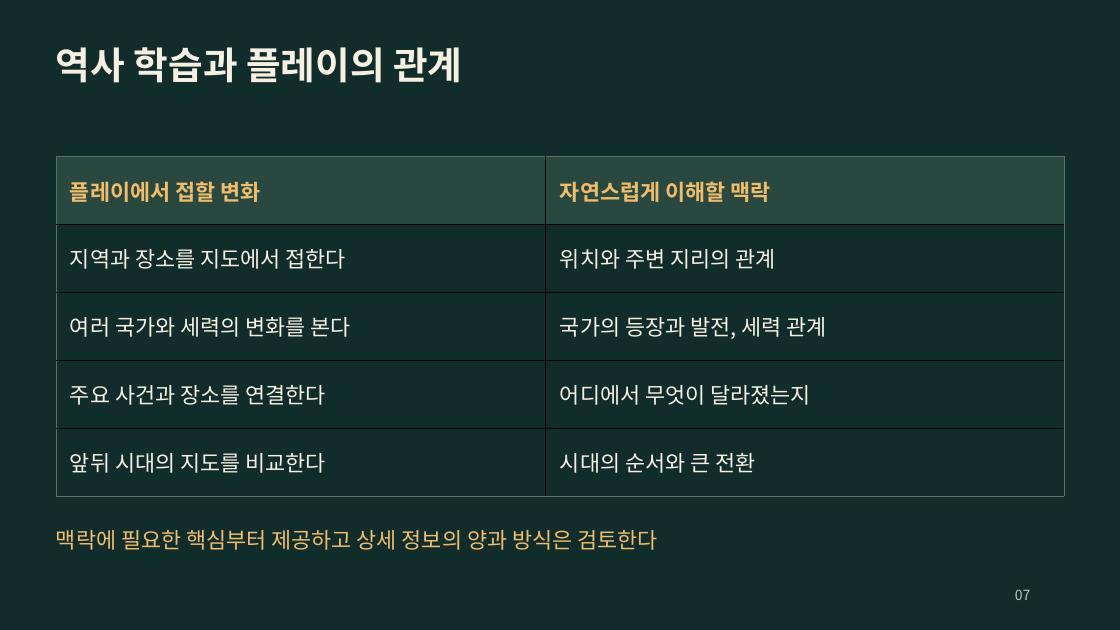
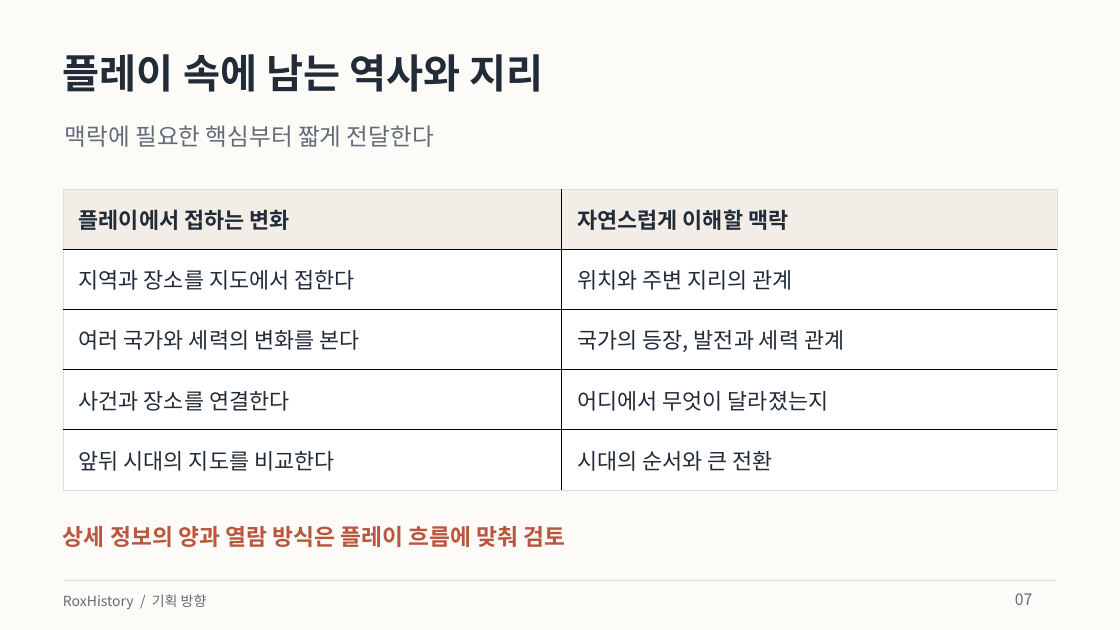
Before and after one commit to byungho-cho/roxhistory, a slide deck: slide 7 of presentations/RoxHistory_Overview_v0.1-handover.pptx. Drawn at 1120x630 pixels with LibreOffice and Linux fonts; fonts in the diff are those of the drawing. Boxes give left, top, right and bottom in pixels: in the first picture for what was removed or moved away, otherwise in the second. Text is boxed around its words. In the diff, an @@ line names an element or a change of style, - is before the commit and + after.

Commit message:
design: refresh presentations with a light editorial style and concise copy

```diff
--- a/presentations/RoxHistory_Overview_v0.1-handover.pptx
+++ b/presentations/RoxHistory_Overview_v0.1-handover.pptx
@@ background #112D2B to #FCFBF8 @@
@@ text at bbox=[63, 54, 543, 92]: text changed; size 32.2 to 34.5 pt; text colour #F6F0E3 to #222B38 @@
-역사 학습과 플레이의 관계
+플레이 속에 남는 역사와 지리
@@ text added at bbox=[65, 125, 434, 147], 20.2 pt, text #626C79 @@
+맥락에 필요한 핵심부터 짧게 전달한다
@@ table at bbox=[63, 189, 1058, 490] @@
-row 1, column 1: 플레이에서 접할 변화
+row 1, column 1: 플레이에서 접하는 변화
-row 3, column 2: 국가의 등장과 발전, 세력 관계
+row 3, column 2: 국가의 등장, 발전과 세력 관계
-row 4, column 1: 주요 사건과 장소를 연결한다
+row 4, column 1: 사건과 장소를 연결한다
@@ fill #29483F to #F2EEE7 in row 1 @@
@@ fill #112D2B to #FFFFFF in 8 cells @@
@@ text colour #F0BD6C to #222B38 in "자연스럽게 이해할 맥락" @@
@@ text colour #F6F0E3 to #222B38 in "지역과 장소를 지도에서 접한다", "위치와 주변 지리의 관계", "여러 국가와 세력의 변화를 본다", "어디에서 무엇이 달라졌는지" and 2 more places @@
@@ borders changed @@
@@ table: place and size @@
-table at bbox=[56, 156, 1065, 496]
+table at bbox=[63, 189, 1058, 490]
@@ text at bbox=[63, 526, 566, 547]: text changed; size 18.8 to 19.5 pt; text colour #F0BD6C to #BA563E; bold on @@
-맥락에 필요한 핵심부터 제공하고 상세 정보의 양과 방식은 검토한다
+상세 정보의 양과 열람 방식은 플레이 흐름에 맞춰 검토
@@ rectangle added at bbox=[63, 581, 1057, 581], fill #D9DCE1 @@
@@ text added at bbox=[63, 594, 207, 609], 12 pt, text #626C79 @@
+RoxHistory / 기획 방향
@@ text "07" at bbox=[1015, 593, 1032, 605]: size 12 to 13.5 pt, text colour #B9C9BF to #626C79 @@
```
Also in this commit, not shown: 9 other slides changed, 8 other files.
